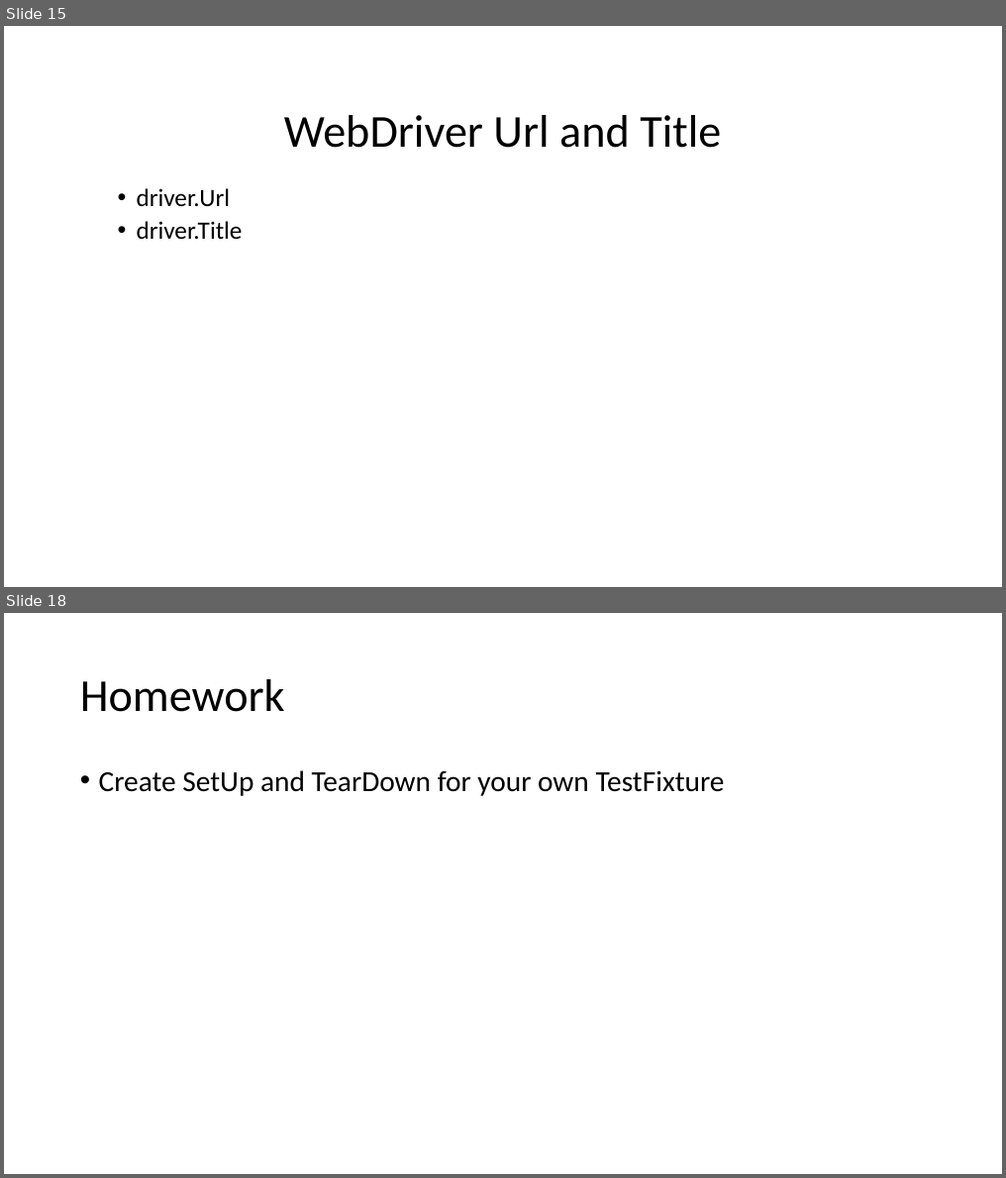
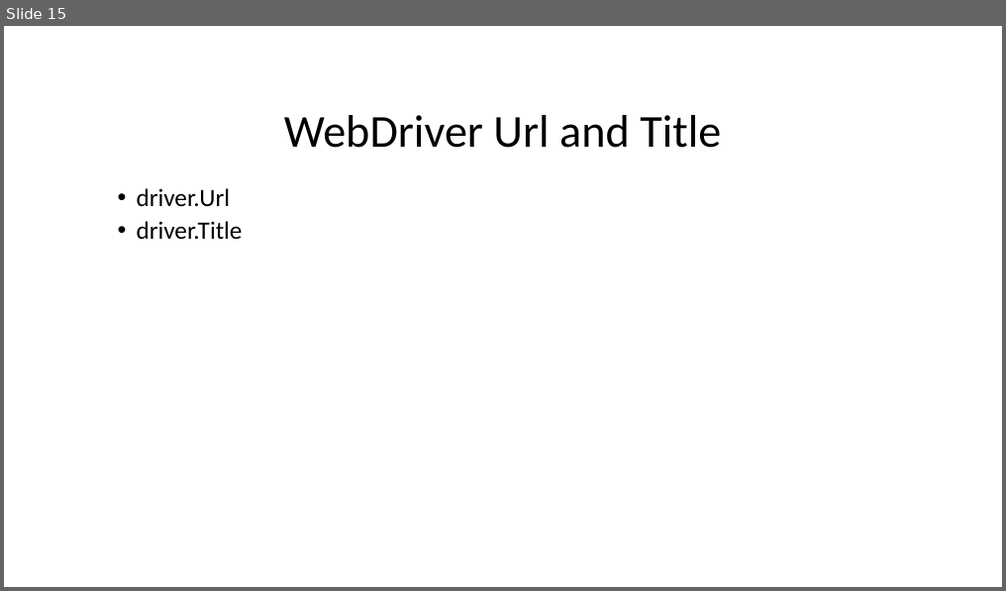
Before and after one commit to dvelio/QAAutomationCourse2017, a slide deck: Presentations/QA Automation Course Week 5.pptx. Shown one above the other, each under a label of ours: slides 15 and 18 before the commit, slide 15 after it; the slides between them are not shown. The pictures are 1006x1178 and 1006x591 pixels, drawn with LibreOffice and Linux fonts; fonts in the diff are those of the drawing. Boxes give left, top, right and bottom in pixels: in the first picture for what was removed or moved away, otherwise in the second. Text is boxed around its words. In the diff, an @@ line names an element or a change of style, - is before the commit and + after.

Commit message:
QA: optional homework week 6

```diff
--- a/Presentations/QA Automation Course Week 5.pptx
+++ b/Presentations/QA Automation Course Week 5.pptx
@@ slide 18 removed at (x1=4, y1=613, x2=1002, y2=1174), background #FFFFFF @@
@@ title removed at (x1=80, y1=679, x2=285, y2=712) @@
-Homework
@@ text removed at (x1=99, y1=770, x2=725, y2=796) @@
-• Create SetUp and TearDown for your own TestFixture
```
Also in this commit, not shown: 2 slides changed.
